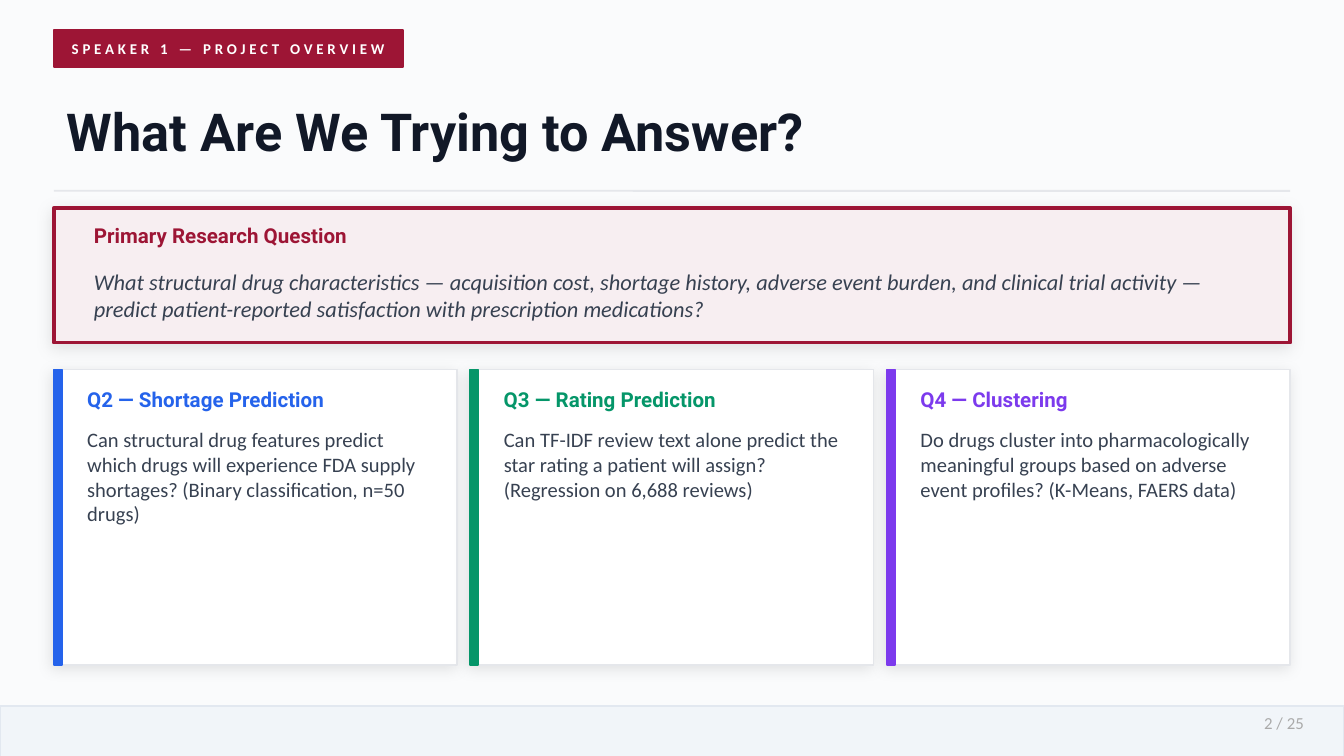
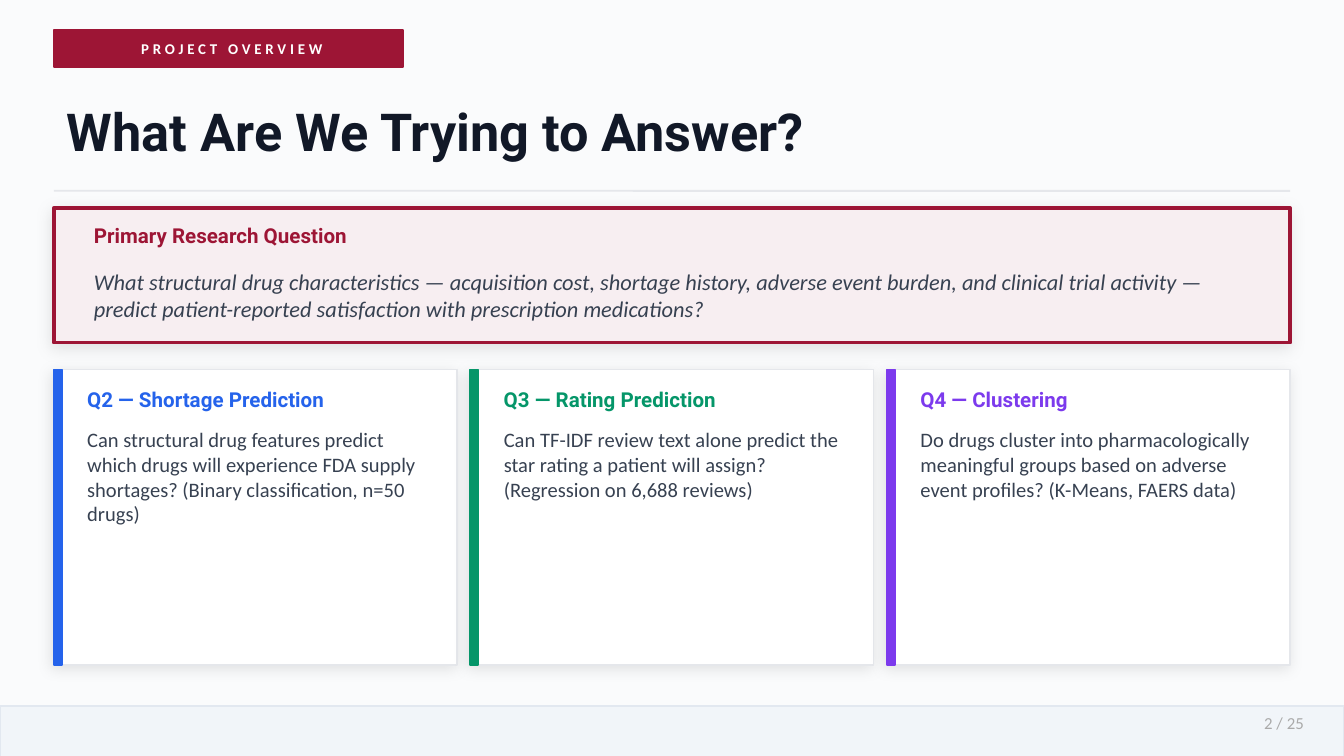
Before and after one commit to Bhawna1201/healthcare-intelligence, a slide deck: slide 2 of healthcare_presentation_notes.pptx. Drawn at 1344x756 pixels with LibreOffice and Linux fonts; fonts in the diff are those of the drawing. Boxes give left, top, right and bottom in pixels: in the first picture for what was removed or moved away, otherwise in the second. Text is boxed around its words. In the diff, an @@ line names an element or a change of style, - is before the commit and + after.

```diff
--- a/healthcare_presentation_notes.pptx
+++ b/healthcare_presentation_notes.pptx
@@ text at (x1=141, y1=44, x2=322, y2=54): text changed @@
-SPEAKER 1 — PROJECT OVERVIEW
+PROJECT OVERVIEW
```
Also in this commit, not shown: 18 other slides changed, 3 other files.
